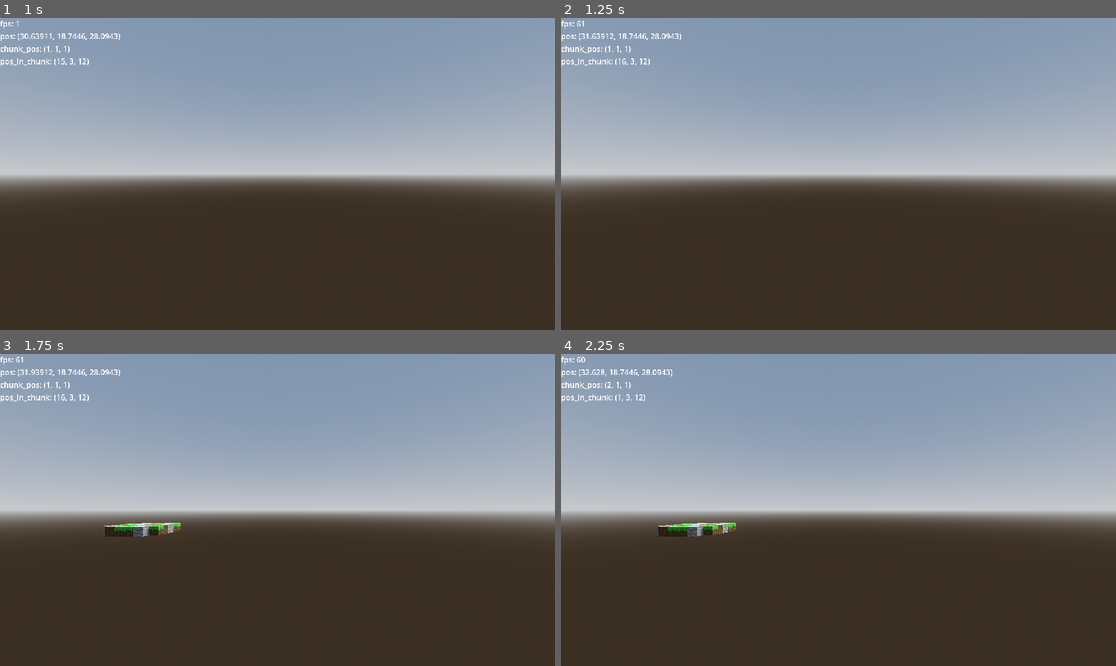
Above: before the commit, frames 1-4 (two rows, left to right).
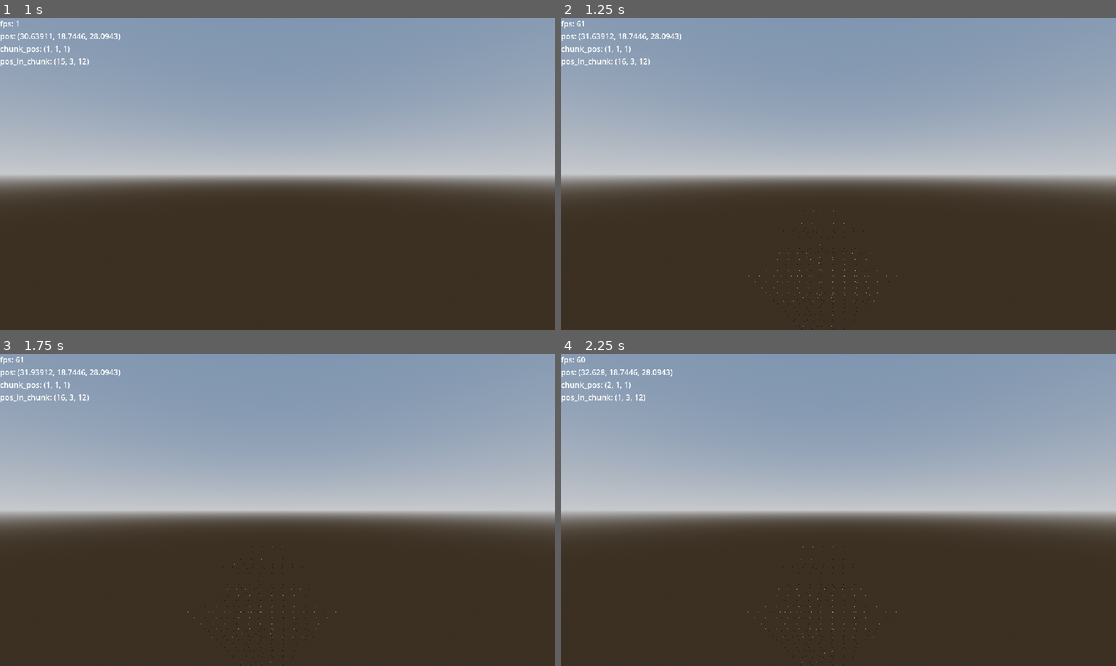
Above: after the commit, the same moments.

Repository: murumart/gd-blockgame
Game: Godot game, scene res://test/chunk_3d_test.tscn
Two runs of this game, one before a commit and one after it. Both use one fixed random seed, a clock stepped at 60 frames per second and the inputs below. The project has no main scene, so this scene is started directly.
Inputs (mouse positions are in pixels of both pictures, inside the frame that each line leads up to):
- Up to frame 1 (1 s): tap Enter at 0.5 s; move the mouse to (399, 158) at 0.52 s; hold D from 0.53 s (still down); hold 1 from 0.53 s (still down); click (399, 158) at 0.67 s; tap 2 at 0.8 s
- Up to frame 2 (1.25 s): keep holding D; keep holding 1
- Up to frame 3 (1.75 s): release D at 1.25 s; release 1 at 1.25 s; drag from (166, 525) to (249, 572) at 1.27 s
- Up to frame 4 (2.25 s): tap Space at 2 s; move the mouse to (894, 441) at 2.02 s; hold D from 2.03 s (still down); hold 3 from 2.03 s (still down)

Frame 1 is identical in both runs. In frame 2, less than 0.1% of the frame differs, in the area x 33-61%, y 61-100%; in frame 3, 0.5%; in frame 4, 0.5%, in the area x 17-61%, y 54-100%.

Commit message:
World gen thread seems to work

Diff:
--- a/test/chunk_3d_test.tscn
+++ b/test/chunk_3d_test.tscn
@@ -9,11 +9,13 @@
 resource_name = "3dtest"
 script/source = "extends Node3D
 
+@onready var world: World = $World
 
 
 func _ready() -> void:
 	pass
 	#RenderingServer.viewport_set_debug_draw(get_viewport().get_viewport_rid(), RenderingServer.VIEWPORT_DEBUG_DRAW_WIREFRAME)
+	#world.load_chunk(Vector3(0, 1, 0))
 "
 
 [sub_resource type="ProceduralSkyMaterial" id="ProceduralSkyMaterial_hhte1"]
@@ -39,6 +41,11 @@
 transform = Transform3D(-0.866023, -0.433016, 0.250001, 0, 0.499998, 0.866027, -0.500003, 0.749999, -0.43301, 0, 0, 0)
 shadow_enabled = true
 
+[node name="ChunkLoader" type="Node3D" parent="."]
+transform = Transform3D(1, 0, 0, 0, 1, 0, 0, 0, 1, 0, -143, -304)
+script = ExtResource("2_0dstt")
+load_distance = 8
+
 [node name="Camera3D" type="Camera3D" parent="."]
 transform = Transform3D(1, 0, 0, 0, 1, 0, 0, 0, 1, 28.9502, 18.7446, 28.0943)
 script = ExtResource("1_8mts2")
@@ -47,12 +54,8 @@
 shadow_enabled = true
 omni_range = 12.0
 
-[node name="ChunkLoader" type="Node3D" parent="Camera3D"]
-script = ExtResource("2_0dstt")
-load_distance = 6
-
 [node name="World" parent="." node_paths=PackedStringArray("chunk_loaders") instance=ExtResource("2_3n2ij")]
-chunk_loaders = [NodePath("../Camera3D/ChunkLoader")]
+chunk_loaders = [NodePath("../ChunkLoader")]
 
 [node name="DebugUi" parent="." node_paths=PackedStringArray("camera") instance=ExtResource("4_b72s5")]
 camera = NodePath("../Camera3D")
--- /dev/null
+++ b/test/chunk_debug_info.gd
@@ -0,0 +1,9 @@
+extends Label3D
+
+@export var chunk: Chunk
+
+
+func _on_timer_timeout() -> void:
+	text = ("pos: " + chunk.name +
+			#"\ndata: " + str(chunk.data) +
+			"\nblock_data size: " + str(chunk.data.block_data.size()))
--- /dev/null
+++ b/test/chunk_debug_info.tscn
@@ -0,0 +1,18 @@
+[gd_scene load_steps=2 format=3 uid="uid://sbejva68qctp"]
+
+[ext_resource type="Script" path="res://test/chunk_debug_info.gd" id="1_gtdrb"]
+
+[node name="ChunkDebugInfo" type="Label3D"]
+pixel_size = 0.02
+billboard = 1
+texture_filter = 0
+render_priority = 2
+text = "aiuiuauiua"
+font_size = 8
+script = ExtResource("1_gtdrb")
+
+[node name="Timer" type="Timer" parent="."]
+wait_time = 2.0
+autostart = true
+
+[connection signal="timeout" from="Timer" to="." method="_on_timer_timeout"]
--- a/test/semaphoretest.gd
+++ b/test/semaphoretest.gd
@@ -8,7 +8,7 @@
 
 
 # The thread will start here.
-func _ready():
+func _ready() -> void:
 	thread.start(_thread_function)
 
 
@@ -21,14 +21,14 @@
 		get_tree().change_scene_to_file("res://test/chunk_3d_test.tscn")
 
 
-func _thread_function():
+func _thread_function() -> void:
 	while true:
 		print("before wait")
 		semaphore.wait() # Wait until posted.
 		print("not wait")
 
 		mutex.lock()
-		var should_exit = exit_thread # Protect with Mutex.
+		var should_exit := exit_thread # Protect with Mutex.
 		mutex.unlock()
 
 		if should_exit:
@@ -39,20 +39,20 @@
 		mutex.unlock()
 
 
-func increment_counter():
+func increment_counter() -> void:
 	semaphore.post() # Make the thread process.
 
 
-func get_counter():
+func get_counter() -> int:
 	mutex.lock()
 	# Copy counter, protect with Mutex.
-	var counter_value = counter
+	var counter_value := counter
 	mutex.unlock()
 	return counter_value
 
 
 # Thread must be disposed (or "joined"), for portability.
-func _exit_tree():
+func _exit_tree() -> void:
 	# Set exit condition to true.
 	mutex.lock()
 	exit_thread = true # Protect with Mutex.
--- a/world/chunks/chunk.gd
+++ b/world/chunks/chunk.gd
@@ -1,6 +1,8 @@
 class_name Chunk extends Node3D
 
 ## Chunk of the world. Consists of blocks
+
+signal block_gen_requested(this: Chunk)
 
 enum LoadSteps {
 	UNLOADED, ## Chunk hasn't been loaded, but exists.
@@ -28,6 +30,18 @@
 func generate() -> void:
 	data.clear_block_data()
 	data.init_block_data()
+	block_gen_requested.emit(self)
+
+
+func _generation_thread_finished() -> void:
+	load_step = LoadSteps.BLOCKS_GENNED
+	print("generation of ", name, " finished. ")
+	assert(not data.block_data.is_empty())
+
+
+func __builtin_generation() -> void:
+	data.clear_block_data()
+	data.init_block_data()
 	var time := Time.get_ticks_msec()
 	var data_empty := true
 	for y in SIZE.y:
@@ -51,8 +65,9 @@
 
 func make_mesh() -> void:
 	#mesh.call_deferred("create_mesh", data)
+	if data.block_data.is_empty():
+		return
 	mesh.create_mesh(data, world)
-	load_step = LoadSteps.MESH_GENNED
 
 
 func get_block_local(internal_pos: Vector3) -> int:
--- a/world/chunks/chunk.tscn
+++ b/world/chunks/chunk.tscn
@@ -1,7 +1,8 @@
-[gd_scene load_steps=6 format=3 uid="uid://c8jaw8ffiq352"]
+[gd_scene load_steps=7 format=3 uid="uid://c8jaw8ffiq352"]
 
 [ext_resource type="Script" path="res://world/chunks/chunk.gd" id="1_sludj"]
 [ext_resource type="Script" path="res://world/chunks/chunk_mesh/chunk_mesh.gd" id="2_471ym"]
+[ext_resource type="PackedScene" uid="uid://sbejva68qctp" path="res://test/chunk_debug_info.tscn" id="3_tckht"]
 
 [sub_resource type="PlaceholderMesh" id="PlaceholderMesh_ys3x4"]
 
@@ -31,3 +32,7 @@
 [node name="BoundingBox" type="MeshInstance3D" parent="."]
 transform = Transform3D(1, 0, 0, 0, 1, 0, 0, 0, 1, 8, 8, 8)
 mesh = SubResource("BoxMesh_a704f")
+
+[node name="ChunkDebugInfo" parent="." node_paths=PackedStringArray("chunk") instance=ExtResource("3_tckht")]
+transform = Transform3D(1, 0, 0, 0, 1, 0, 0, 0, 1, 8, 8, 8)
+chunk = NodePath("..")
--- a/world/chunks/chunk_data.gd
+++ b/world/chunks/chunk_data.gd
@@ -23,6 +23,8 @@
 
 func init_block_data() -> void:
 	block_data.resize(BLOCK_DATA_SIZE)
+	for x in BLOCKS_IN_CHUNK:
+		set_block_at(x, 3)
 
 
 func set_block_at(idx: int, data: int) -> void:
@@ -37,6 +39,7 @@
 	if block_data.size() == BYTES_PER_BLOCK:
 		return block_data.decode_u16(0)
 	idx *= BYTES_PER_BLOCK
+	#assert(not (idx < 0 or idx > block_data.size() - 2))
 	return block_data.decode_u16(idx)
 
 
--- a/world/chunks/chunk_mesh/chunk_mesh.gd
+++ b/world/chunks/chunk_mesh/chunk_mesh.gd
@@ -18,9 +18,12 @@
 	Vector3.UP: 5,
 }
 
+static var chunk_mesh_thread := ChunkMeshThread.new()
+
 
 func create_mesh(chunk_data: ChunkData, world: World) -> void:
 	mesh = ArrayMesh.new()
+	assert(not chunk_data.block_data.is_empty())
 	_create_mesh(chunk_data, world)
 
 
--- a/world/chunks/chunk_mesh/chunk_mesh_thread.gd
+++ b/world/chunks/chunk_mesh/chunk_mesh_thread.gd
@@ -1,36 +1,17 @@
 class_name ChunkMeshThread
 
-static var thread := Thread.new()
-static var _over := false
-static var _queue: Array = []
+var _thread := Thread.new()
+var _semaph := Semaphore.new()
+var active := false
+var _queue: Array = []
 
 
-static func make_meshes(_chunks: Array[Chunk]) -> void:
-	if thread.is_alive():
-		_queue.append(_chunks)
-		return
-	else:
-		thread.wait_to_finish()
-	thread.start(_make_meshes_thread.bind(_chunks))
+func _init() -> void:
+	_thread.start(_threaded_meshing)
 
 
-static func _make_meshes_thread(_chunks: Array[Chunk]) -> void:
-	for chunk: Chunk in _chunks:
-		var mesh := ArrayMesh.new()
-		chunk.mesh.create_mesh_threadsafer(chunk.data, chunk.world, mesh)
-		chunk.mesh.set_deferred("mesh", mesh)
-		chunk.set_deferred("load_step", Chunk.LoadSteps.MESH_GENNED)
-	_thread_finished.call_deferred()
-
-
-static func _thread_finished() -> void:
-	if _queue.is_empty():
-		return
-	var chunks: Array[Chunk] = _queue.pop_front()
-	thread.start(_make_meshes_thread.bind(chunks))
-
-
-static func destroy_forever() -> void:
-	_over = true
-	thread.wait_to_finish()
-	thread = null
+func _threaded_meshing() -> void:
+	while true:
+		print("-- MESH waiting")
+		_semaph.wait()
+		print("-- MESH genning")
--- a/world/world.gd
+++ b/world/world.gd
@@ -18,6 +18,7 @@
 var chunks := {}
 
 @export var chunk_loaders: Array[ChunkLoader] = []
+@export var world_generator: WorldGenerator
 
 
 func _ready() -> void:
@@ -26,11 +27,7 @@
 
 
 func start_generation() -> void:
-	for x in range(-3, 3):
-		for y in 3:
-			for z in range(-3, 3):
-				var chunk_pos := Vector3(x, y, z)
-				load_chunk(chunk_pos)
+	pass
 
 
 func load_chunk(chunk_pos: Vector3) -> void:
@@ -42,7 +39,14 @@
 	_chunks_parent.add_child(chunk)
 	chunk.name = str(chunk_pos)
 	chunk.global_position = chunk_pos * Vector3(Chunk.SIZE)
+	chunk.block_gen_requested.connect(_on_chunk_gen_requested)
 	chunk.generate()
+
+
+func _on_chunk_gen_requested(chunk: Chunk) -> void:
+	if chunk.load_step > 0:
+		return
+	world_generator.start_generating(chunk)
 
 
 func unload_chunk(chunk_pos: Vector3) -> void:
@@ -50,32 +54,39 @@
 
 
 func _update_loaded_chunks() -> void:
+	var poses_to_load := _get_chunk_poses_to_load()
 	# generating meshes
-	for pos: Vector3 in chunks.keys():
-		pos = pos as Vector3
+	for pos in poses_to_load:
 		var chunk := chunks.get(pos, null) as Chunk
 		if not is_instance_valid(chunk):
 			continue
 		if chunk.load_step > Chunk.LoadSteps.BLOCKS_GENNED:
 			continue
+
 		var can_gen_mesh := true
 		for npos in NEIGHBOUR_ADDS:
-			if not is_instance_valid(chunks.get(pos + npos)):
+			var chunk_at: Chunk = chunks.get(pos + npos, null)
+			if not is_instance_valid(chunk_at) or chunk_at.load_step < Chunk.LoadSteps.BLOCKS_GENNED:
 				can_gen_mesh = false
+				#print(("chunk invalid") if not is_instance_valid(chunk_at)
+						#else str("mesh gen error: neighbor ", chunk_at.load_step,
+						#" / ", is_instance_valid(chunk_at)))
 				break
 		if not can_gen_mesh:
 			continue
+
 		chunk.load_step = Chunk.LoadSteps.MESH_GENNING
 		await get_tree().process_frame
-		if not chunk_loaders.is_empty():
-			if chunk.global_position.distance_squared_to(chunk_loaders[0].global_position) < 8192:
-				chunk.make_mesh()
-			else:
-				chunk.load_step = Chunk.LoadSteps.BLOCKS_GENNED
-		else:
-			chunk.make_mesh()
+		chunk.make_mesh()
 
 	# adding new chunks to be loaded.
+	for pos in poses_to_load:
+		#await get_tree().process_frame
+		load_chunk(pos)
+
+
+func _get_chunk_poses_to_load() -> PackedVector3Array:
+	var toreturn: PackedVector3Array = []
 	for loader in chunk_loaders:
 		var chunk_pos := World.global_pos_to_chunk_pos(loader.global_position)
 		var poses_to_load: PackedVector3Array = [chunk_pos]
@@ -90,21 +101,19 @@
 						continue
 					temp.append(new)
 			poses_to_load.append_array(temp)
-		#print(poses_to_load)
-		for pos in poses_to_load:
-			await get_tree().process_frame
-			load_chunk(pos)
+		toreturn.append_array(poses_to_load)
+	return toreturn
 
 
 func get_block(global_block_pos: Vector3) -> int:
 	var cpos := World.global_pos_to_chunk_pos(global_block_pos)
 	var chunk: Chunk = chunks.get(cpos, null)
-	if not is_instance_valid(chunk):
+	if not is_instance_valid(chunk) or chunk.load_step < 1:
 		return BlockTypes.INVALID_BLOCK_ID
-	global_block_pos -= cpos * Vector3(Chunk.SIZE)
-	#assert(global_block_pos.x < 16 and global_block_pos.y < 16 and global_block_pos.z < 16)
-	#assert(global_block_pos.x > -1 and global_block_pos.y > -1 and global_block_pos.z > -1)
-	return chunk.get_block_local(global_block_pos)
+	var chunk_block_pos := global_block_pos - cpos * Vector3(Chunk.SIZE)
+	#assert(chunk_block_pos.x < 16 and chunk_block_pos.y < 16 and chunk_block_pos.z < 16)
+	#assert(chunk_block_pos.x > -1 and chunk_block_pos.y > -1 and chunk_block_pos.z > -1)
+	return chunk.get_block_local(chunk_block_pos)
 
 
 static func global_pos_to_chunk_pos(global_pos: Vector3) -> Vector3:
--- a/world/world.tscn
+++ b/world/world.tscn
@@ -1,12 +1,17 @@
-[gd_scene load_steps=2 format=3 uid="uid://xv0bwgrtwil2"]
+[gd_scene load_steps=3 format=3 uid="uid://xv0bwgrtwil2"]
 
 [ext_resource type="Script" path="res://world/world.gd" id="1_8gx7b"]
+[ext_resource type="Script" path="res://world/world_generator.gd" id="2_ggral"]
 
-[node name="World" type="Node3D"]
+[node name="World" type="Node3D" node_paths=PackedStringArray("world_generator")]
 script = ExtResource("1_8gx7b")
+world_generator = NodePath("WorldGenerator")
 
 [node name="ChunksParent" type="Node3D" parent="."]
 
 [node name="ChunkLoaderTimer" type="Timer" parent="."]
 wait_time = 1.127
 autostart = true
+
+[node name="WorldGenerator" type="Node" parent="."]
+script = ExtResource("2_ggral")
--- /dev/null
+++ b/world/world_generator.gd
@@ -0,0 +1,86 @@
+class_name WorldGenerator extends Node
+
+var _thread := Thread.new()
+var _semaph := Semaphore.new()
+var _queue: Array[Chunk]
+var active := false
+
+var _generating_chunk: Chunk
+var _generating_chunk_position: Vector3
+var _generating_chunk_data: ChunkData
+
+
+func _init() -> void:
+	_thread.start(_threaded_generation)
+
+
+func start_generating(_chunk: Chunk) -> void:
+	if active:
+		_queue.append(_chunk)
+		#print("-- gque: add chunk ", _chunk.name)
+		return
+	_generating_chunk = _chunk
+	_generating_chunk_position = _chunk.global_position
+	_generating_chunk_data = _chunk.data
+	print("-- qgue: post chunk " + _chunk.name)
+	active = true
+	_semaph.post()
+
+
+func _threaded_generation() -> void:
+	while true:
+		print("--- GEN waiting")
+		_semaph.wait()
+		print("--- GEN starting with chunk at ",
+				World.global_pos_to_chunk_pos(_generating_chunk_position))
+		assert(is_instance_valid(_generating_chunk))
+
+		for y in Chunk.SIZE.y:
+			for x in Chunk.SIZE.x:
+				for z in Chunk.SIZE.z:
+					var in_chunk_pos := Vector3(x, y, z)
+					var block_pos := _generating_chunk_position + in_chunk_pos
+					var block := get_block_at(block_pos)
+					var index := ChunkData.pos_to_index(in_chunk_pos)
+					#_generating_chunk_data.set_block_at(index, block)
+					_generating_chunk_data.block_data.encode_u16(
+							index * ChunkData.BYTES_PER_BLOCK, block)
+
+		_generating_chunk.load_step = Chunk.LoadSteps.MESH_GENNED
+		_generating_chunk._generation_thread_finished.call_deferred()
+		_generating_chunk = null
+		_generating_chunk_data = null
+		_generating_chunk_position = Vector3(0, 1, 0)
+		set_deferred("active", false)
+
+
+func _process(delta: float) -> void:
+	_check_queue()
+
+
+func _check_queue() -> void:
+	if active:
+		return
+	var first: Chunk = _queue.pop_front()
+	if not is_instance_valid(first):
+		return
+	print("-- gque: ", _queue.size())
+	if first.load_step > 0:
+		return
+	start_generating(first)
+
+
+func get_block_at(global_position: Vector3) -> int:
+	if (global_position.y
+		< (sin(global_position.x * 0.1) * cos(global_position.z * 0.1) * 16.0
+		+ cos(global_position.x * 0.001) * sin(global_position.z * 0.001) * 500)
+	):
+		return randi_range(1, 3)
+	if (cos(global_position.x * 0.001) * 100 + sin(global_position.z * 0.001) * 100 < 69):
+		return 2
+	return 0
+
+
+func _exit_tree() -> void:
+	_semaph.post()
+	_thread.wait_to_finish()
